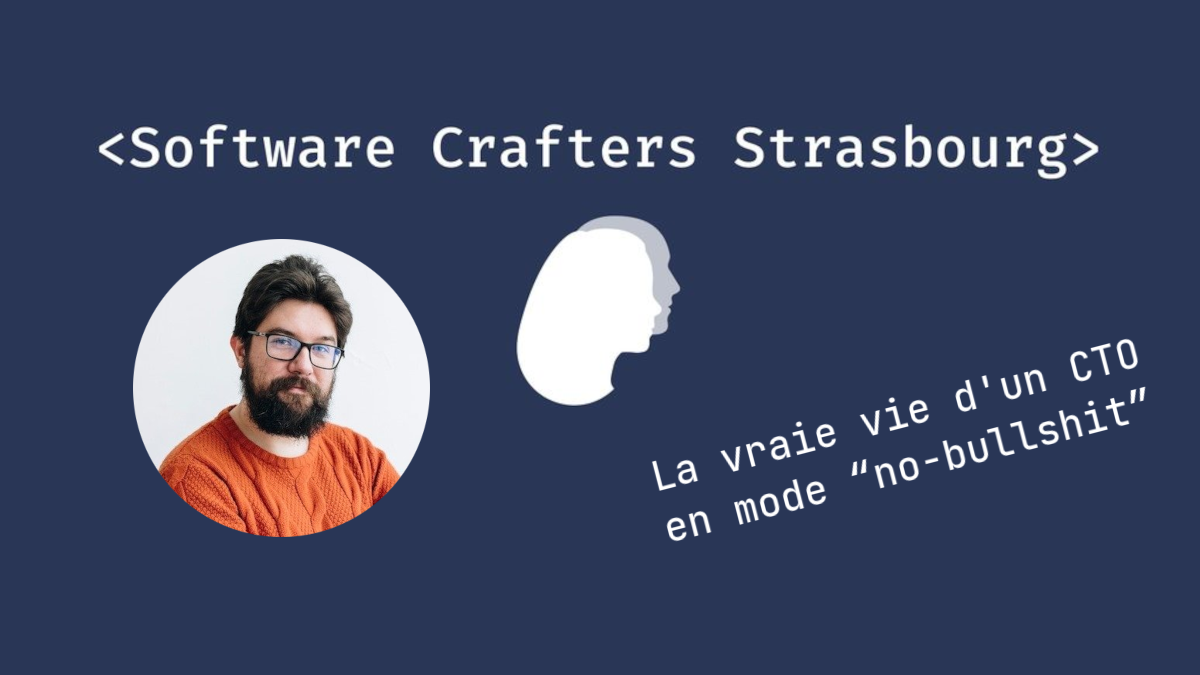
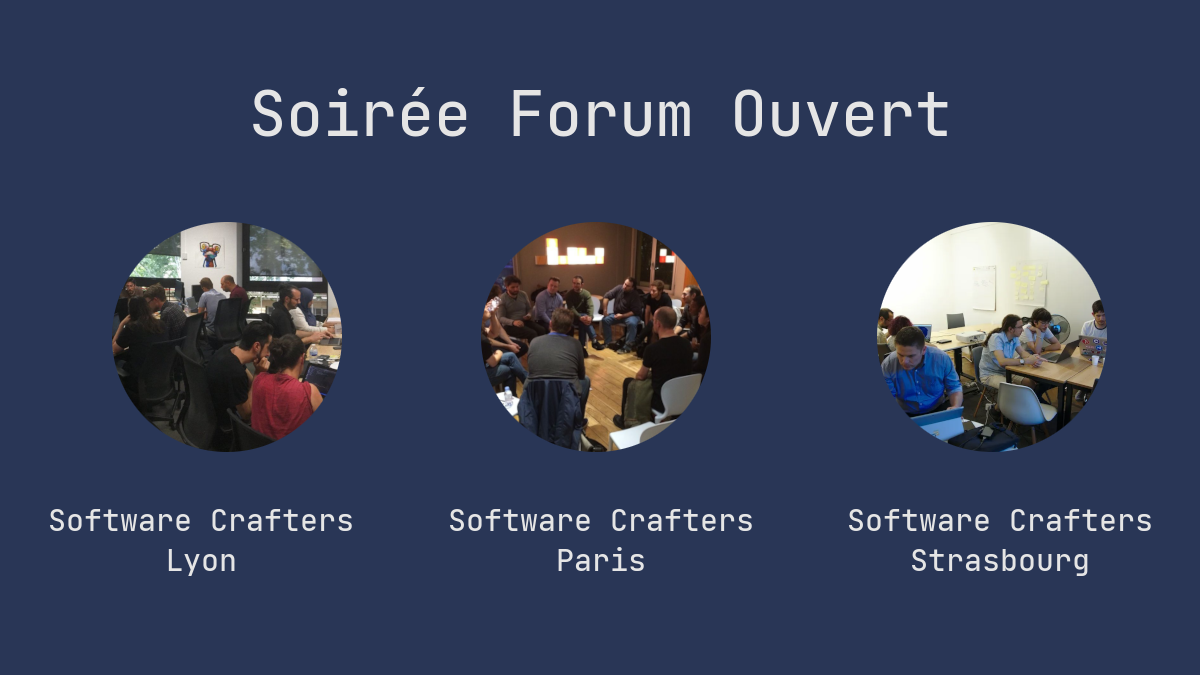
Revision of a layered (1200, 675) image; what changed, layer by layer:
added layer "swcraft-lyon-cover.jpeg" above "swcraft-paris-cover.jpeg" over [112, 222, 342, 452]
added layer "swcraft-paris-cover.jpeg" above "swcraft-koans-pairing.webp" over [481, 222, 711, 452]
added layer "swcraft-koans-pairing.webp" above "IDE_TEXTE" over [877, 222, 1107, 452]
added layer "Soirée Forum Ouvert" above "Software Crafters ..." over [253, 87, 948, 137]
added layer "Software Crafters ..." above "Software Crafters ... #2" over [849, 509, 1151, 576]
added layer "Software Crafters ... #2" above "Software Crafters ... #1" over [50, 509, 352, 576]
added layer "Software Crafters ... #1" above "Text" over [450, 509, 752, 571]
renamed "Pasted Layer #3" to "cache logo", showed it, painted on it over [50, 87, 1130, 525]
removed layer "Pierre Ammeloot" over [133, 239, 430, 537]
removed layer "La vraie vie d'un CTO en mode ..." over [651, 338, 1146, 542]
